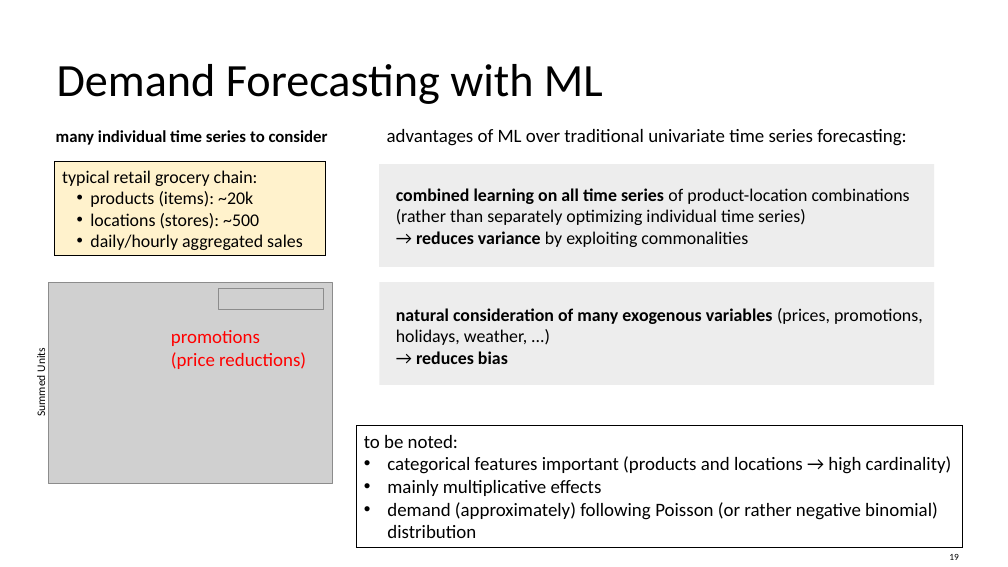
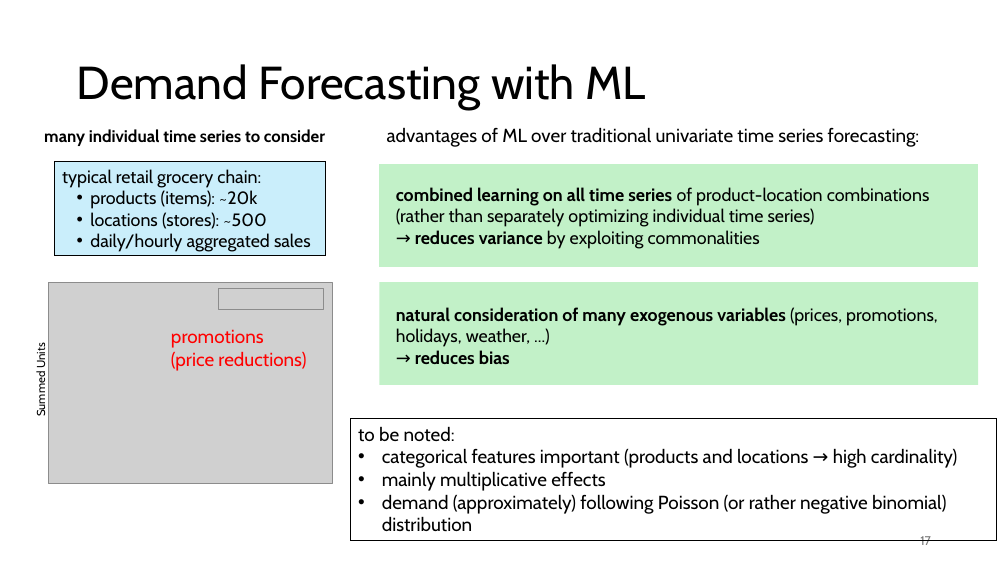
Before and after one commit to FelixWick/data_science, a slide deck: slide 17 of slides/9_time_series.pptx (slide 19 before the commit). Drawn at 1008x567 pixels with LibreOffice and Linux fonts; fonts in the diff are those of the drawing; grey boxes stand for pictures. Boxes give left, top, right and bottom in pixels: in the first picture for what was removed or moved away, otherwise in the second. Text is boxed around its words. In the diff, an @@ line names an element or a change of style, - is before the commit and + after.

Commit message:
finished time series slides

```diff
--- a/slides/9_time_series.pptx
+++ b/slides/9_time_series.pptx
@@ title "Demand Forecasting with ML": place and size @@
-title "Demand Forecasting with ML" at (57,64,603,104)
+title "Demand Forecasting with ML" at (77,64,645,110)
@@ text "many individual time series to ...": place and size @@
-text "many individual time series to ..." at (56,130,328,145)
+text "many individual time series to ..." at (44,129,325,146)
@@ font Calibri to Cabin in 8 elements at (34,345,48,415), (171,329,306,371), (396,187,930,249), (396,307,938,364), (44,129,325,146), (77,64,645,110), (351,419,997,541), (387,127,920,147) @@
@@ rectangle "typical retail grocery chain:" at (54,162,325,256): font Calibri to Cabin; fill #FFF2CC to #CAEEFB @@
@@ rectangle: place and size @@
-rectangle at (379,164,934,267)
+rectangle at (379,164,978,267)
@@ rectangle at (379,164,978,267): fill #EDEDED to #C2F1C8 @@
@@ rectangle at (380,282,979,385): fill #EDEDED to #C2F1C8 @@
@@ rectangle: place and size @@
-rectangle at (380,282,935,385)
+rectangle at (380,282,979,385)
@@ rectangle "to be noted:": place and size @@
-rectangle "to be noted:" at (356,426,963,548)
+rectangle "to be noted:" at (351,419,997,541)
@@ page number added at (920,536,931,545), 12 pt, text #797979 @@
+17
@@ page number removed at (949,554,959,560) @@
-19
```
Also in this commit, not shown: 17 other slides changed, 4 slides added, 2 slides removed, 1 other file.
